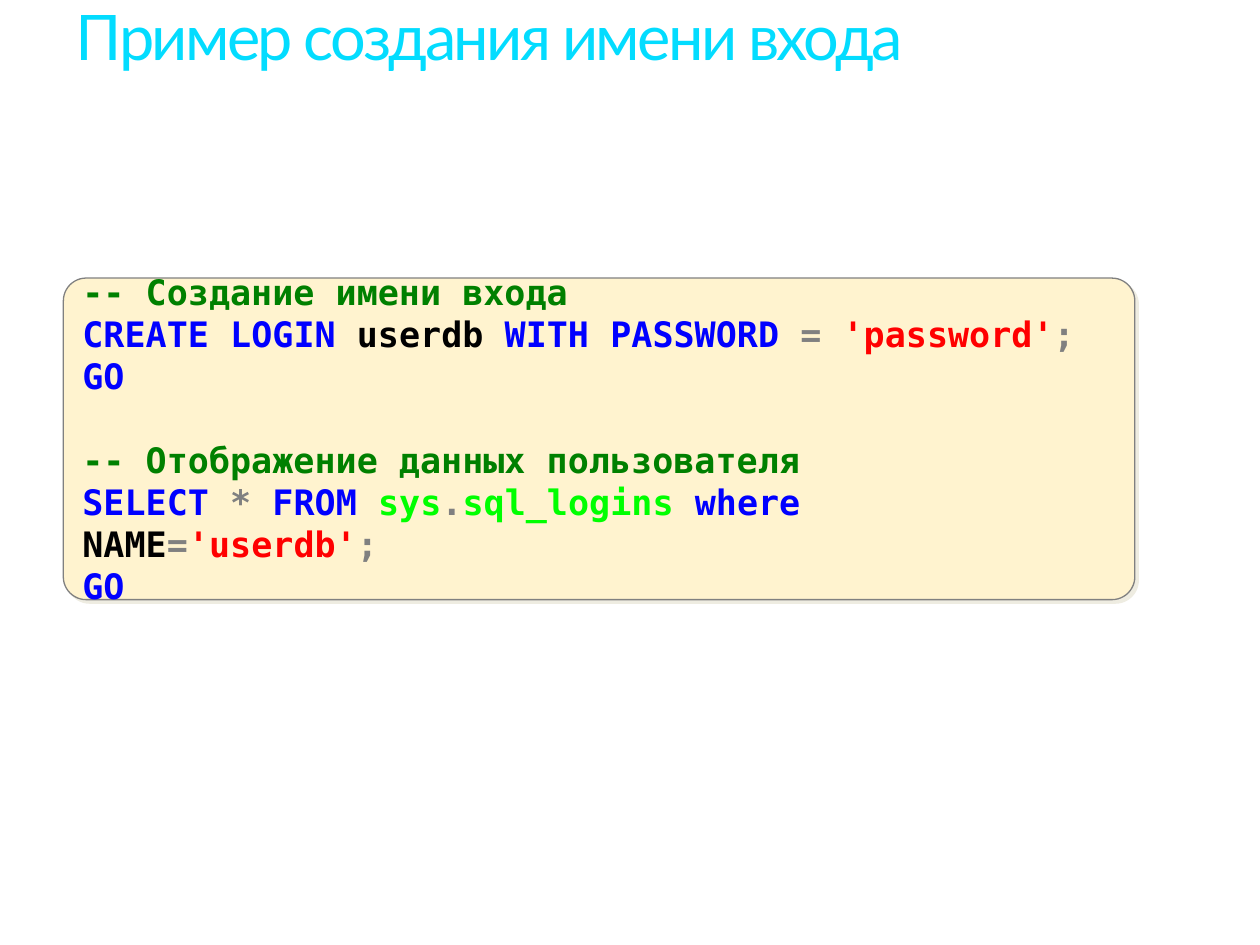
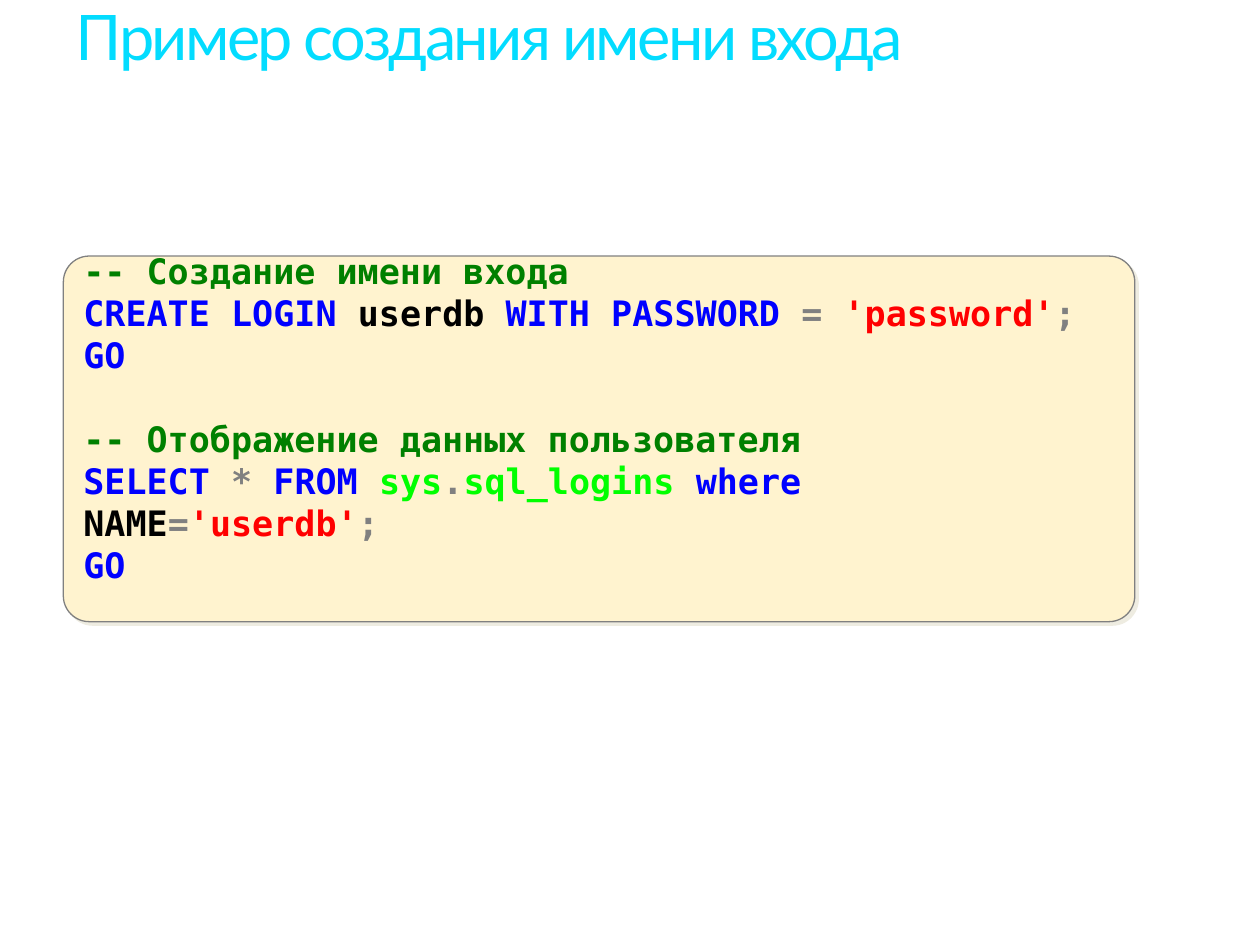
Before and after one commit to maxchv/itstep, a slide deck: slide 13 of databases/mssql/08.Security.pptx. Drawn at 1260x945 pixels with LibreOffice and Linux fonts; fonts in the diff are those of the drawing. Boxes give left, top, right and bottom in pixels: in the first picture for what was removed or moved away, otherwise in the second. Text is boxed around its words. In the diff, an @@ line names an element or a change of style, - is before the commit and + after.

Commit message:
обновлена презентация

```diff
--- a/databases/mssql/08.Security.pptx
+++ b/databases/mssql/08.Security.pptx
@@ rounded rectangle "-- Создание имени входа": place and size @@
-rounded rectangle "-- Создание имени входа" at bbox=[63, 278, 1134, 600]
+rounded rectangle "-- Создание имени входа" at bbox=[63, 256, 1134, 621]
```
